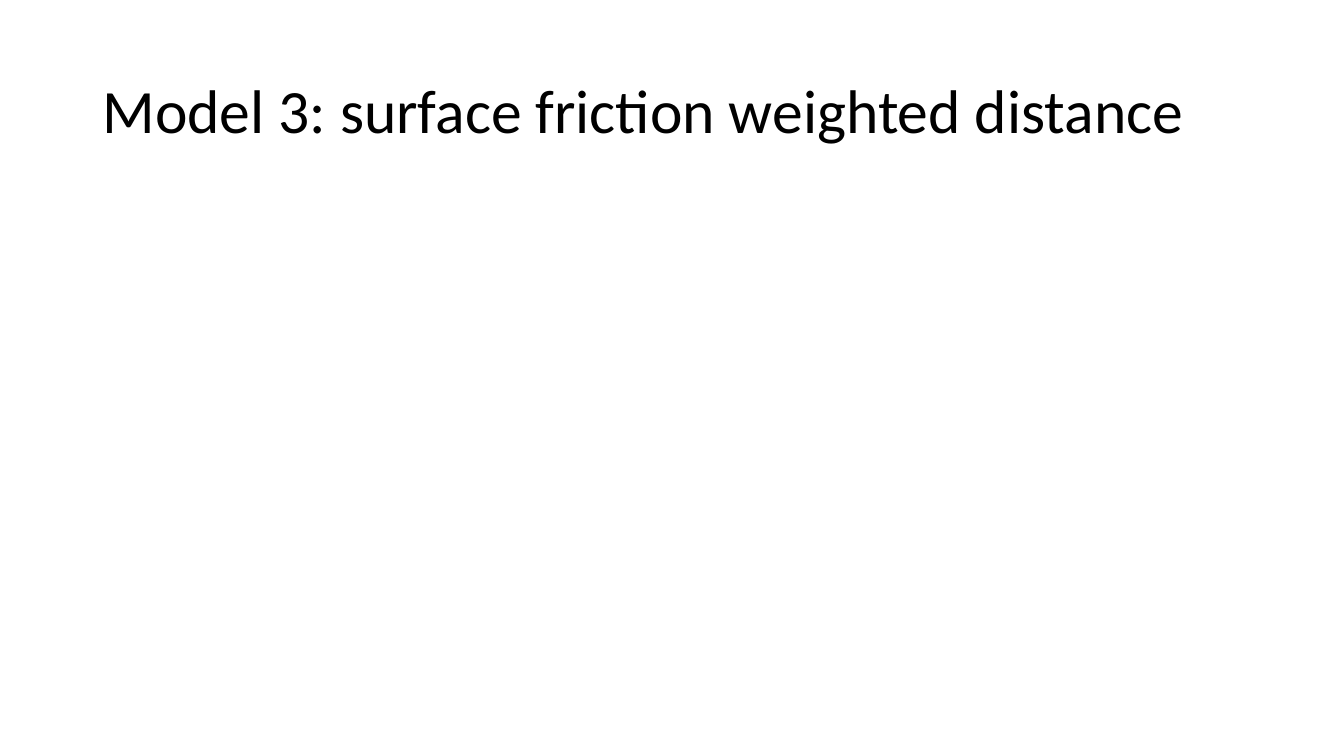
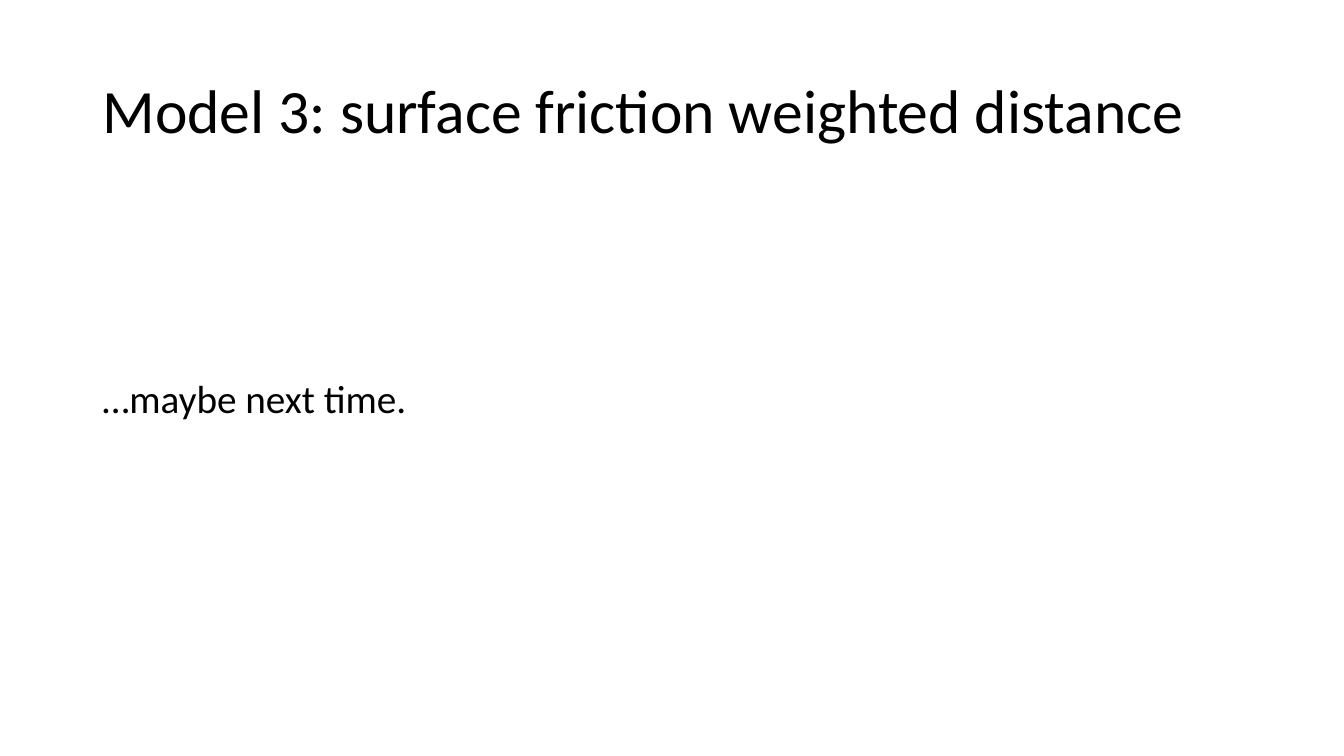
Before and after one commit to jms5151/NEFI_ebola_forecast, a slide deck: slide 9 of Ebola_forecast_NEFI.pptx (slide 8 before the commit). Drawn at 1344x756 pixels with LibreOffice and Linux fonts; fonts in the diff are those of the drawing. Boxes give left, top, right and bottom in pixels: in the first picture for what was removed or moved away, otherwise in the second. Text is boxed around its words. In the diff, an @@ line names an element or a change of style, - is before the commit and + after.

Commit message:
final presentation

```diff
--- a/Ebola_forecast_NEFI.pptx
+++ b/Ebola_forecast_NEFI.pptx
@@ text added at [102, 385, 406, 420], 28 pt, text #000000 @@
+…maybe next time.
```
Also in this commit, not shown: 1 slide added, 3 slides removed.
